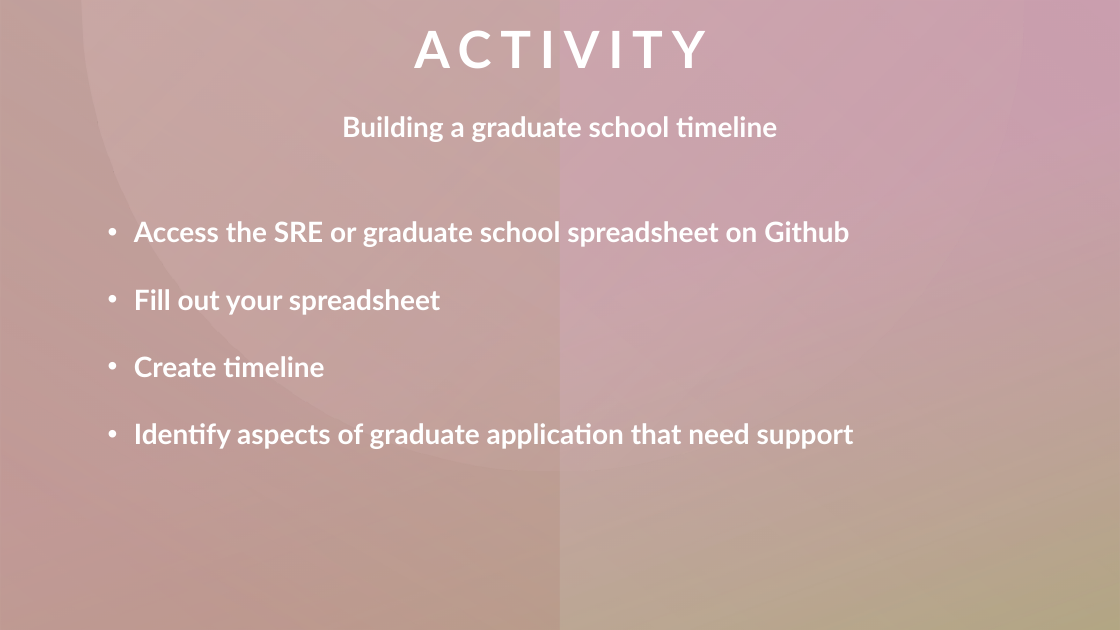
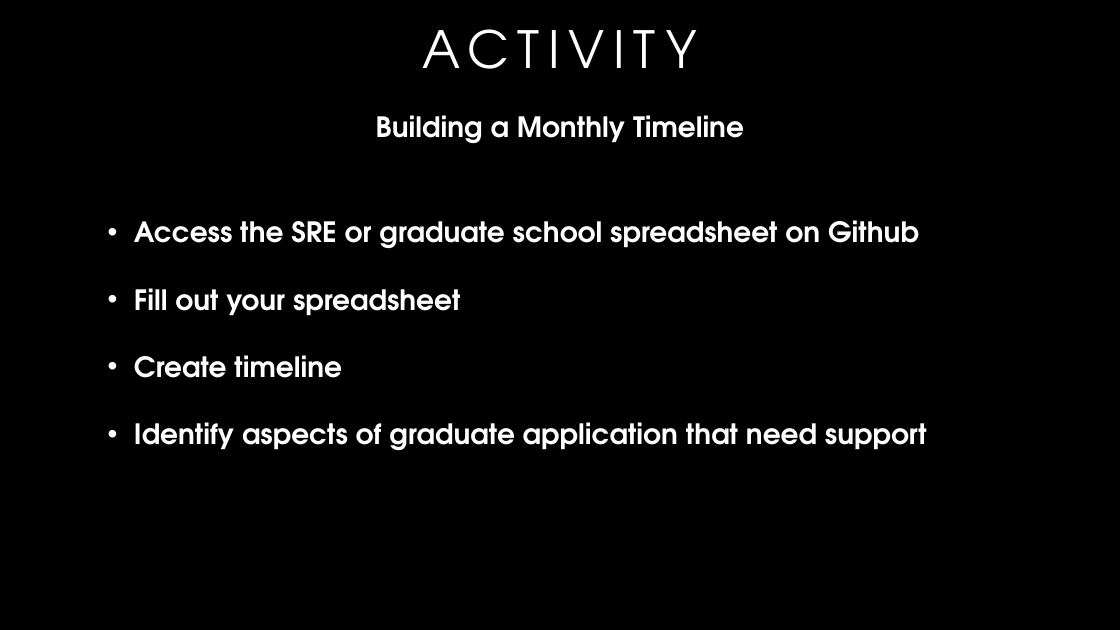
Before and after one commit to madmolecularman/MARC_Spring_2021, a slide deck: slide 10 of resources/gradschool/grad_school_session.pptx (slide 15 before the commit). Drawn at 1120x630 pixels with LibreOffice and Linux fonts; fonts in the diff are those of the drawing. Boxes give left, top, right and bottom in pixels: in the first picture for what was removed or moved away, otherwise in the second. Text is boxed around its words. In the diff, an @@ line names an element or a change of style, - is before the commit and + after.

```diff
--- a/resources/gradschool/grad_school_session.pptx
+++ b/resources/gradschool/grad_school_session.pptx
@@ background #FFFFFF to #000000 @@
@@ rectangle removed at <box>0,0,1120,630</box> @@
@@ rectangle removed at <box>0,0,1120,630</box> @@
@@ rectangle removed at <box>0,0,1120,630</box> @@
@@ rectangle removed at <box>0,0,560,630</box> @@
@@ freeform shape removed at <box>81,0,1024,470</box> @@
@@ title "ACTIVITY" at <box>140,9,981,86</box>: font Lato to TeX Gyre Adventor, bold off @@
@@ text at <box>376,115,744,143</box>: text changed; font Lato to TeX Gyre Adventor @@
-Building a graduate school timeline
+Building a Monthly Timeline
@@ text "Access the SRE or graduate ..." at <box>134,220,927,451</box>: font Lato to TeX Gyre Adventor @@
@@ rectangle removed at <box>0,588,1120,630</box> @@
@@ rectangle removed at <box>0,588,1120,630</box> @@
@@ rectangle removed at <box>371,588,1120,630</box> @@
@@ rectangle removed at <box>371,588,1120,630</box> @@
```
Also in this commit, not shown: 5 other slides changed, 17 slides added, 14 slides removed, 3 other files.
